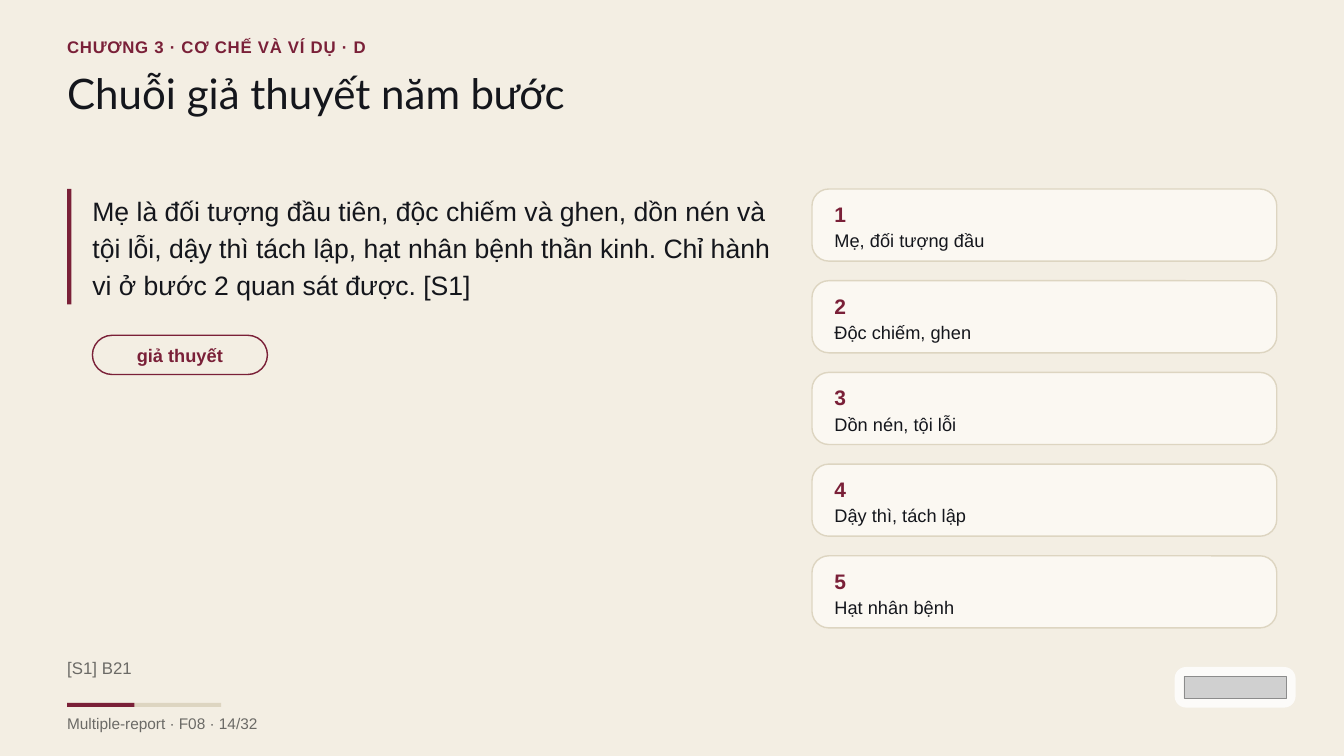
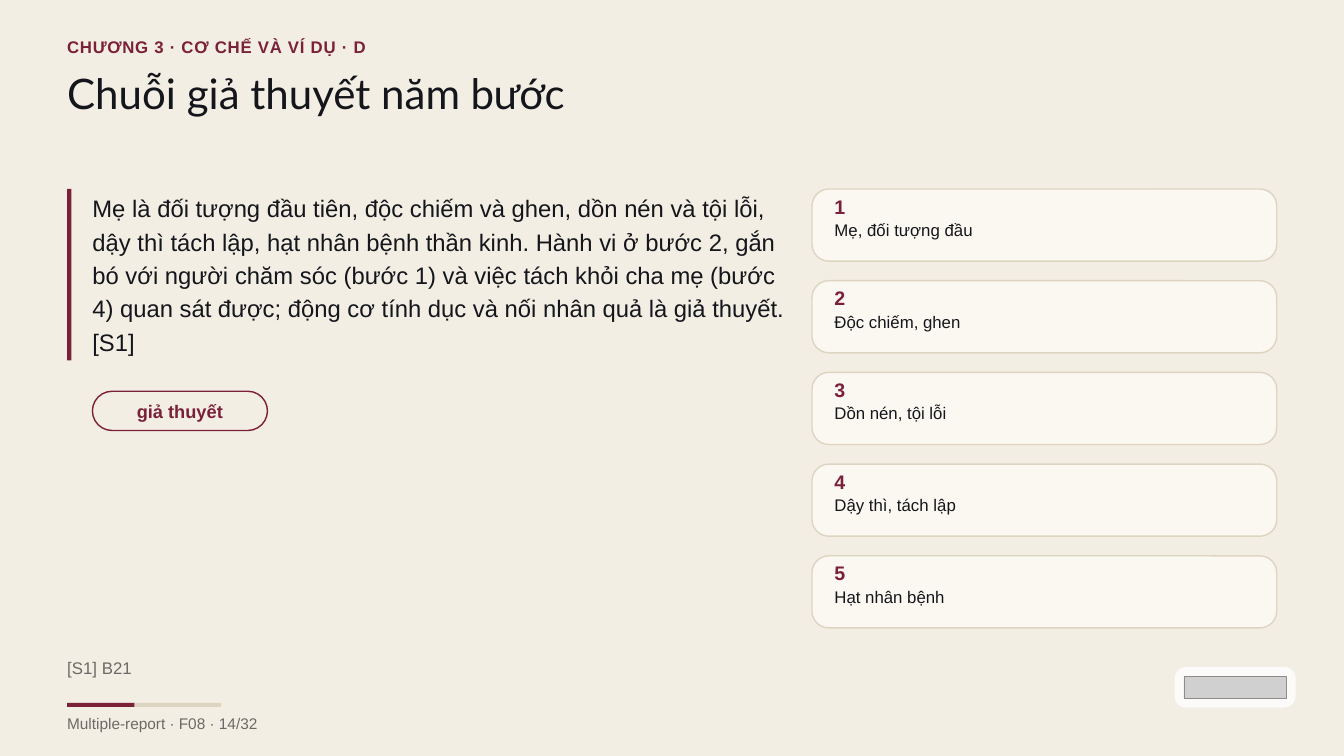
Before and after one commit to vohoailinh90/Multiple-report, a slide deck: slide 14 of psychology-knowledge/01-Sigmund-Freud/visuals/f08.pptx. Drawn at 1344x756 pixels with LibreOffice and Linux fonts; fonts in the diff are those of the drawing; grey boxes stand for pictures. Boxes give left, top, right and bottom in pixels: in the first picture for what was removed or moved away, otherwise in the second. Text is boxed around its words. In the diff, an @@ line names an element or a change of style, - is before the commit and + after.

```diff
--- a/psychology-knowledge/01-Sigmund-Freud/visuals/f08.pptx
+++ b/psychology-knowledge/01-Sigmund-Freud/visuals/f08.pptx
@@ background #FFFFFF to #F3EEE3 @@
@@ rectangle removed at bbox=[0, 0, 1344, 756] @@
@@ rectangle: place and size @@
-rectangle at bbox=[67, 189, 71, 304]
+rectangle at bbox=[67, 189, 71, 360]
@@ text at bbox=[92, 198, 783, 356]: text changed; size 28.5 to 25.5 pt @@
-Mẹ là đối tượng đầu tiên, độc chiếm và ghen, dồn nén và tội lỗi, dậy thì tách lập, hạt nhân bệnh thần kinh. Chỉ hành vi ở bước 2 quan sát được. [S1]
+Mẹ là đối tượng đầu tiên, độc chiếm và ghen, dồn nén và tội lỗi, dậy thì tách lập, hạt nhân bệnh thần kinh. Hành vi ở bước 2, gắn bó với người chăm sóc (bước 1) và việc tách khỏi cha mẹ (bước 4) quan sát được; động cơ tính dục và nối nhân quả là giả thuyết. [S1]
@@ text "1" at bbox=[834, 200, 845, 214]: size 22.5 to 21 pt, letter spacing 0.1 to -0.1 pt @@
@@ rounded rectangle removed at bbox=[93, 335, 267, 374] @@
@@ 3 texts: place and size @@
-3 texts at bbox=[834, 207, 846, 406]
+3 texts at bbox=[834, 200, 845, 398]
@@ size 22.5 to 21 pt in 3 elements at bbox=[834, 291, 845, 305], bbox=[834, 475, 845, 489], bbox=[834, 383, 845, 398] @@
@@ rounded rectangle "giả thuyết": place and size @@
-rounded rectangle "giả thuyết" at bbox=[137, 348, 223, 366]
+rounded rectangle "giả thuyết" at bbox=[93, 391, 267, 430]
@@ rounded rectangle "giả thuyết" at bbox=[93, 391, 267, 430]: outline none to #7A2038 1.5 pt @@
@@ text "5" at bbox=[834, 566, 845, 580]: size 22.5 to 21 pt, letter spacing 0 to 0.1 pt @@
@@ 6 texts: place and size @@
-6 texts at bbox=[834, 233, 984, 617]
+6 texts at bbox=[834, 223, 973, 606]
@@ size 19.5 to 18 pt in 5 elements at bbox=[834, 315, 960, 332], bbox=[834, 223, 973, 240], bbox=[834, 406, 946, 422], bbox=[834, 498, 955, 515], bbox=[834, 590, 944, 606] @@
```
Also in this commit, not shown: 1 other slide changed, 2 other files.
